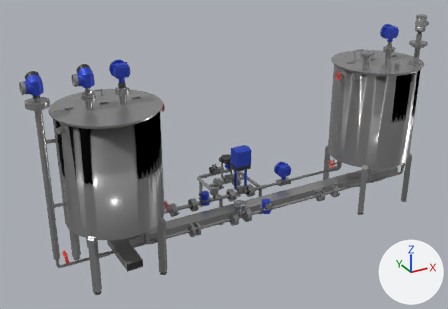
One commit to the FBX model Assets/Models/Machine 2/Machine 2.2.fbx: the scene before it, then after it.
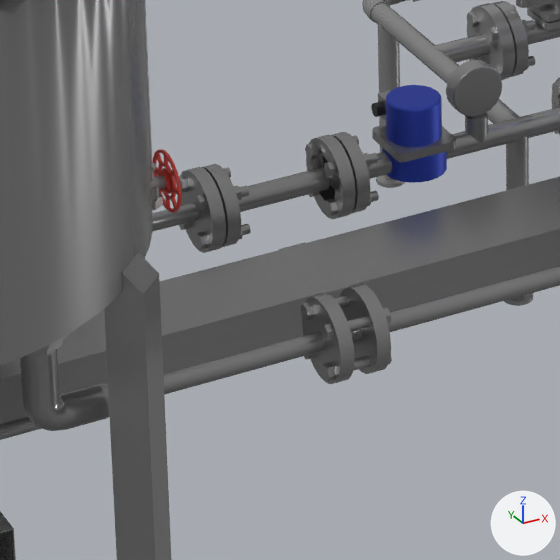
The first picture shows the older version from a 50 mm lens placed at (-2.03, -3.04, 2.24), pointed at (-0.16, 0.35, 0.54). The close-ups show the older and then the newer version on the part from 31% to 51% of the width and 58% to 86% of the height of that picture. Only the edits that show in the close-ups are written down. The lights are fixed; the arrows at lower right show +X, +Y and +Z. Where no turn or scale is listed for an object, it has been applied to the vertices. Vertices at exactly the same position are counted once.

The scene before the commit, as lines of its bpy script (objects in view):
```python
me_kyanyap1_001_aa = bpy.data.meshes.new('KYANYAP1-001-AA')
me_kyanyap1_001_aa.from_pydata(...)  # 22210 vertices, 28006 faces; spans x -1.44..1.46, y -0.11..0.77, z 0.0..1.36
# faces by material slot: [25353, 491, 819, 13, 1330]
me_kyanyap1_001_aa.materials.append(mat_silver_metalic)  # grey #9e9e9e
me_kyanyap1_001_aa.materials.append(mat_blue)  # blue #354ec9
me_kyanyap1_001_aa.materials.append(mat_hitam)  # dark grey #3d3d3d
me_kyanyap1_001_aa.materials.append(mat_putih)  # white #ffffff
me_kyanyap1_001_aa.materials.append(mat_arrow)  # red #e74237
me_kyanyap1_005_aa = bpy.data.meshes.new('KYANYAP1-005-AA')
me_kyanyap1_005_aa.from_pydata(...)  # 270 vertices, 367 faces; spans x -350000.0..350000.0, y -350000.0..450000.0, z -850000.0..0.0
# faces by material slot: [130, 208, 29]
me_kyanyap1_005_aa.materials.append(mat_silver_metalic)  # grey #9e9e9e
me_kyanyap1_005_aa.materials.append(mat_blue)  # blue #354ec9
me_kyanyap1_005_aa.materials.append(mat_hitam)  # dark grey #3d3d3d
ob_kyanyap1_001_aa = bpy.data.objects.new('KYANYAP1-001-AA', me_kyanyap1_001_aa)
ob_kyanyap1_001_aa.location = (0.0, 0.0, 0.0)
ob_kyanyap1_005_aa = bpy.data.objects.new('KYANYAP1-005-AA', me_kyanyap1_005_aa)
ob_kyanyap1_005_aa.location = (-0.307, 0.358, 0.196)
ob_kyanyap1_005_aa.rotation_euler = (0.0, 3.142, 0.0)  # degrees (0, 180, 0)
ob_kyanyap1_005_aa.scale = (0.0, 0.0, 0.0)
```
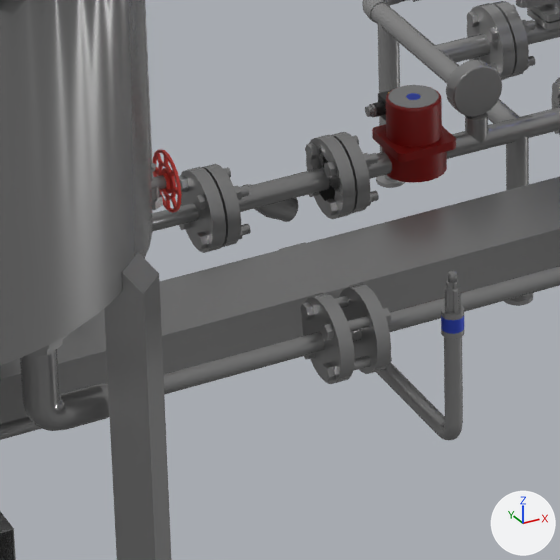
Where the change shows, as pixel boxes (x1, y1, x2, y2) in the close-ups (560 x 560 px):
'KYANYAP1-005-AA', reshaped (7% wider)
    before: (371, 85, 456, 183)
    after: (365, 85, 456, 183)
part 1 of me_kyanyap1_001_aa, added
    after: (376, 305, 465, 440)
part 2 of me_kyanyap1_001_aa, added
    after: (241, 184, 299, 222)
part 3 of me_kyanyap1_001_aa, added
    after: (445, 286, 461, 313)
part 4 of me_kyanyap1_001_aa, added
    after: (448, 270, 457, 283)
part 5 of me_kyanyap1_005_aa, added
    after: (365, 104, 377, 118)
part 6 of me_kyanyap1_005_aa, added
    after: (388, 85, 439, 108)
part 7 of me_kyanyap1_005_aa, recoloured
    both: (378, 90, 391, 121)
part 8 of me_kyanyap1_005_aa, recoloured (grey to red)
    both: (372, 124, 456, 162)
part 9 of me_kyanyap1_005_aa, recoloured (blue to red)
    both: (382, 85, 447, 183)

Edits to the bpy script that builds the scene:
```text
Add mat_merah:
    mat_merah = principled_material('merah')
    mat_merah.base_color = (0.22, 0.00134, 0.0)  # red #810400
Add mat_kuning:
    mat_kuning = principled_material('kuning')
    mat_kuning.base_color = (1.0, 0.542, 0.0397)  # orange #ffc238
Change me_kyanyap1_005_aa:
    used by ob_kyanyap1_005_aa; location = (-0.307, 0.358, 0.196); rotation_euler = (0.0, 3.142, 0.0), in degrees (0, 180, 0); scale = (0.0, 0.0, 0.0)
    remove me_kyanyap1_005_aa.from_pydata(...)  # 270 vertices, 367 faces; spans x -350000.0..350000.0, y -350000.0..450000.0, z -850000.0..0.0
    add me_kyanyap1_005_aa.from_pydata(...)  # 436 vertices, 509 faces; spans x -350000.0..386078.0, y -350000.0..450000.0, z -853292.0..0.0
    me_kyanyap1_005_aa part 5: a new loose piece of 96 vertices spanning x 259741.0..386078.0, y 263043.0..410448.0, z -683714.0..-536308.0, in mat_silver_metalic (grey #9e9e9e)
    me_kyanyap1_005_aa part 6: a new loose piece of 54 vertices spanning x -270000.0..270000.0, y -265898.0..265898.0, z -853292.0..-850172.0
    me_kyanyap1_005_aa part 7: 36 faces spanning x -200000.0..200000.0, y 223607.0..450000.0, z -735000.0..-485000.0 switch from mat_silver_metalic (grey #9e9e9e) to mat_hitam (dark grey #3d3d3d)
    me_kyanyap1_005_aa part 8: 94 faces spanning x -350000.0..350000.0, y -350000.0..350000.0, z -400000.0..-300000.0 switch from mat_silver_metalic (grey #9e9e9e) to mat_merah (red #810400)
    me_kyanyap1_005_aa part 9: 208 faces spanning x -350000.0..350000.0, y -350000.0..350000.0, z -850000.0..0.0 switch from mat_blue (blue #354ec9) to mat_merah (red #810400)
    other edits to the shape of me_kyanyap1_005_aa do not show in these pictures
    add me_kyanyap1_005_aa.materials.append(mat_kuning)  # orange #ffc238
Change me_kyanyap1_001_aa:
    used by ob_kyanyap1_001_aa; location = (0.0, 0.0, 0.0)
    remove me_kyanyap1_001_aa.from_pydata(...)  # 22210 vertices, 28006 faces; spans x -1.44..1.46, y -0.11..0.77, z 0.0..1.36
    add me_kyanyap1_001_aa.from_pydata(...)  # 22931 vertices, 28692 faces; spans x -1.44..1.46, y -0.11..0.77, z 0.0..1.36
    me_kyanyap1_001_aa part 1: a new loose piece of 205 vertices spanning x -0.47..-0.45, y -0.03..0.21, z 0.1..0.26
    me_kyanyap1_001_aa part 2: a new loose piece of 112 vertices spanning x -0.53..-0.44, y 0.35..0.39, z 0.16..0.22, in mat_silver_metalic (grey #9e9e9e)
    me_kyanyap1_001_aa part 3: a new loose piece of 56 vertices spanning x -0.47..-0.45, y -0.03..-0.01, z 0.25..0.28, in mat_silver_metalic (grey #9e9e9e)
    me_kyanyap1_001_aa part 4: a new loose piece of 36 vertices spanning x -0.46, y -0.03..-0.02, z 0.29..0.3, in mat_silver_metalic (grey #9e9e9e)
    other edits to the shape of me_kyanyap1_001_aa do not show in these pictures
    add me_kyanyap1_001_aa.materials.append(mat_kuning)  # orange #ffc238
```
